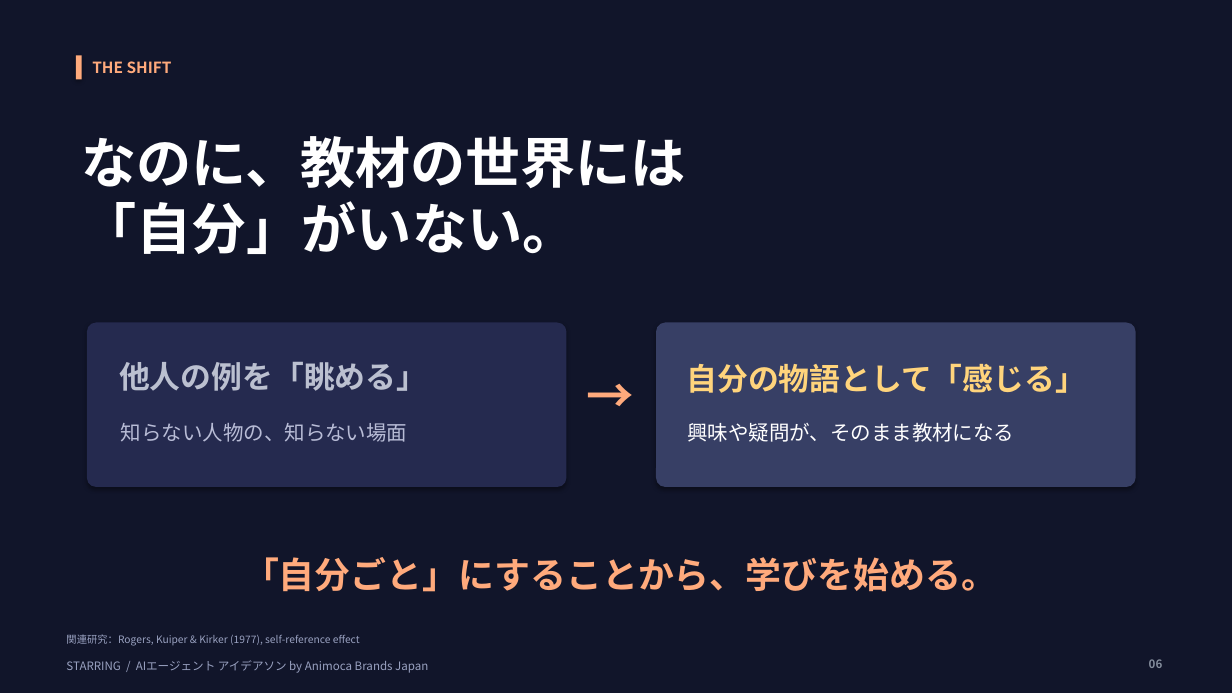
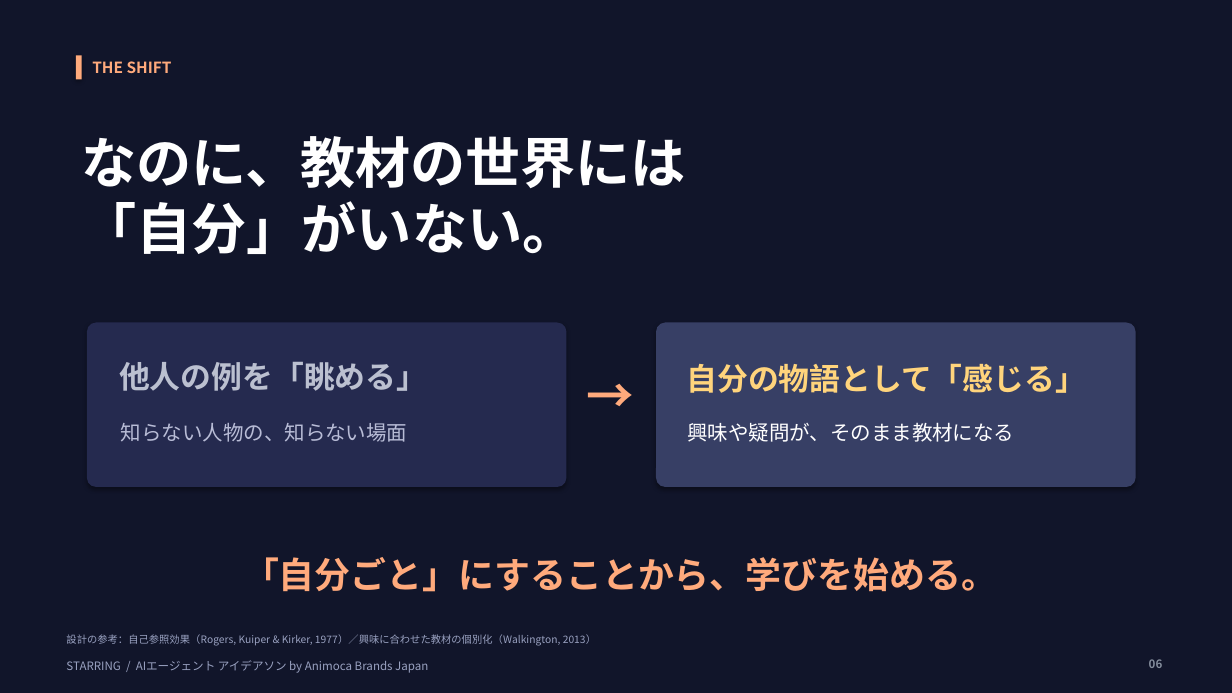
Before and after one commit to zpx9/a1, a slide deck: slide 6 of STARRING_final.pptx. Drawn at 1232x693 pixels with LibreOffice and Linux fonts; fonts in the diff are those of the drawing. Boxes give left, top, right and bottom in pixels: in the first picture for what was removed or moved away, otherwise in the second. Text is boxed around its words. In the diff, an @@ line names an element or a change of style, - is before the commit and + after.

```diff
--- a/STARRING_final.pptx
+++ b/STARRING_final.pptx
@@ text at [66,634,596,646]: text changed @@
-関連研究：Rogers, Kuiper & Kirker (1977), self-reference effect
+設計の参考：自己参照効果（Rogers, Kuiper & Kirker, 1977）／興味に合わせた教材の個別化（Walkington, 2013）
```
Also in this commit, not shown: 8 other slides changed, 1 slide added, 1 slide removed, 1 other file.
